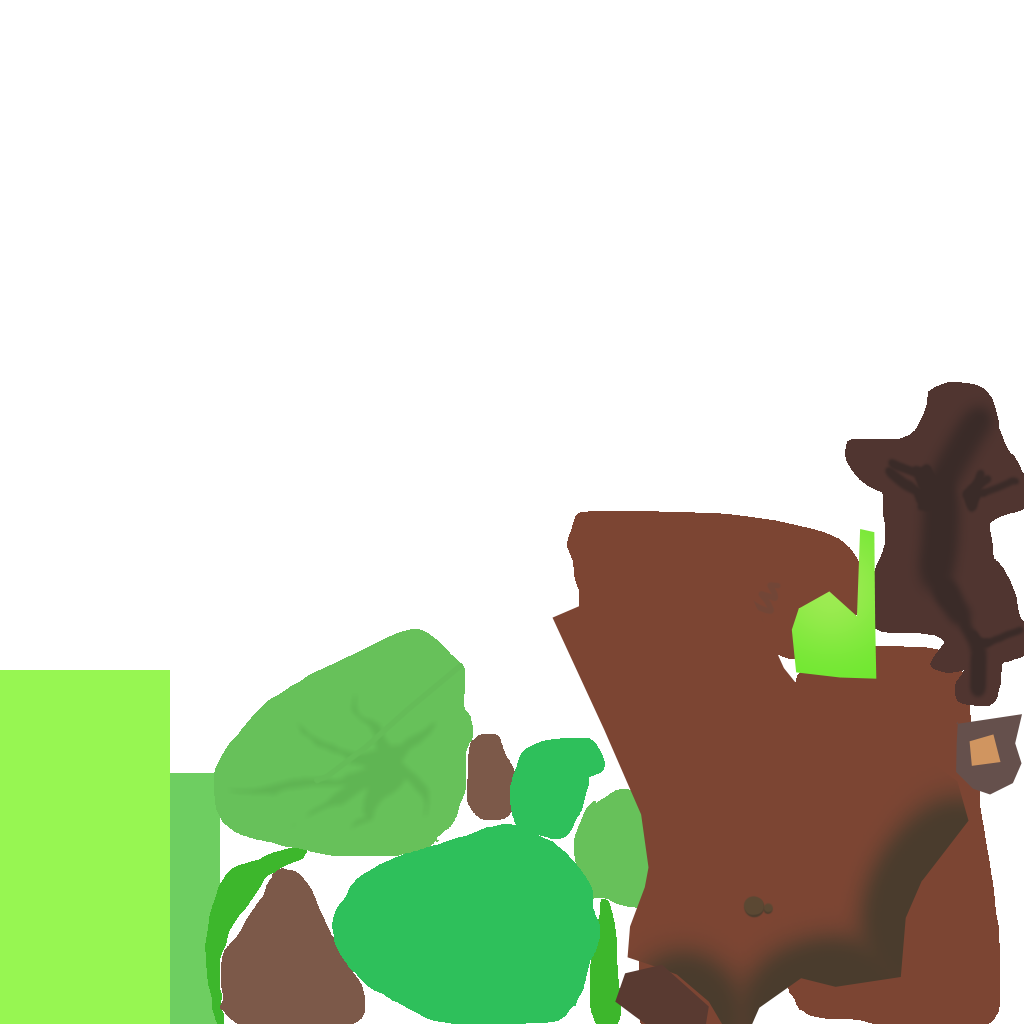
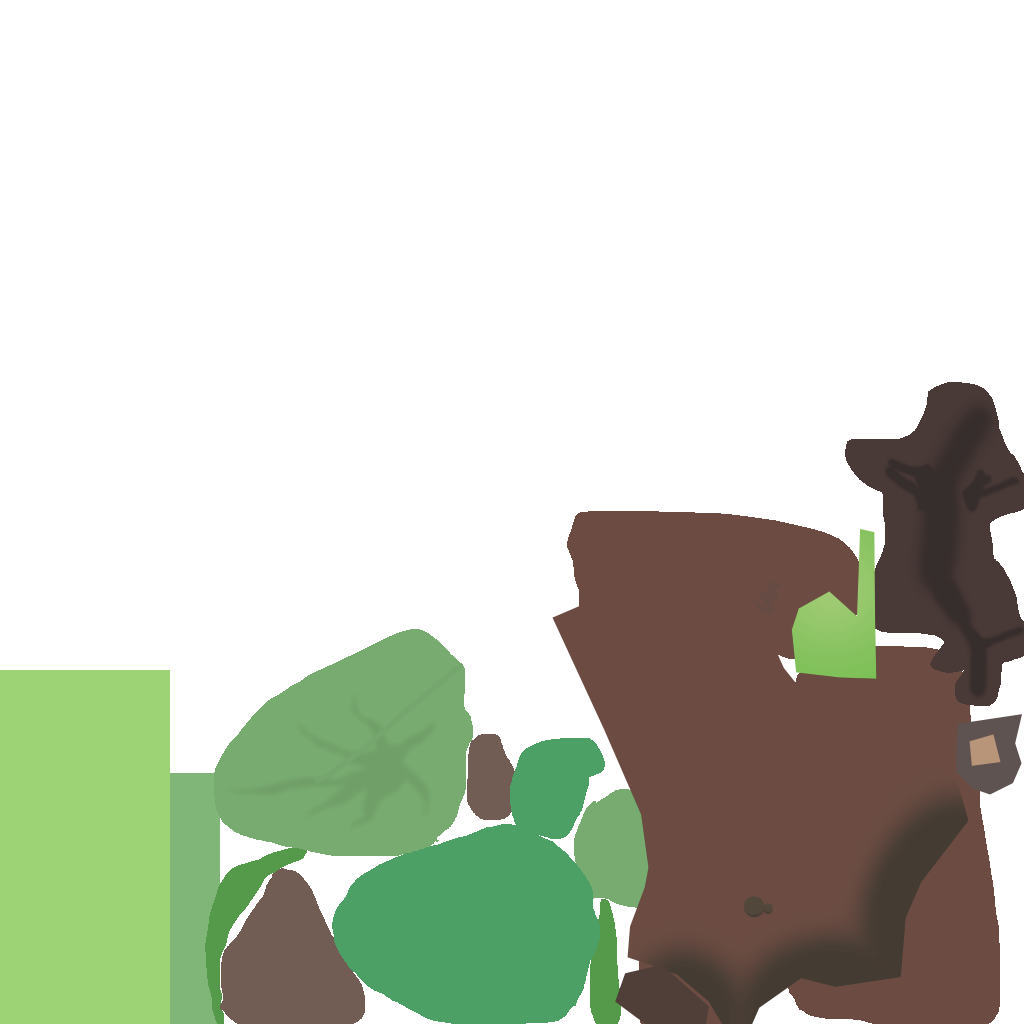
Comparing the layer stacks of the two 1024x1024 images. Changes:
pixels changed over left=0, top=382, right=1024, bottom=1024 (layer not identified)
